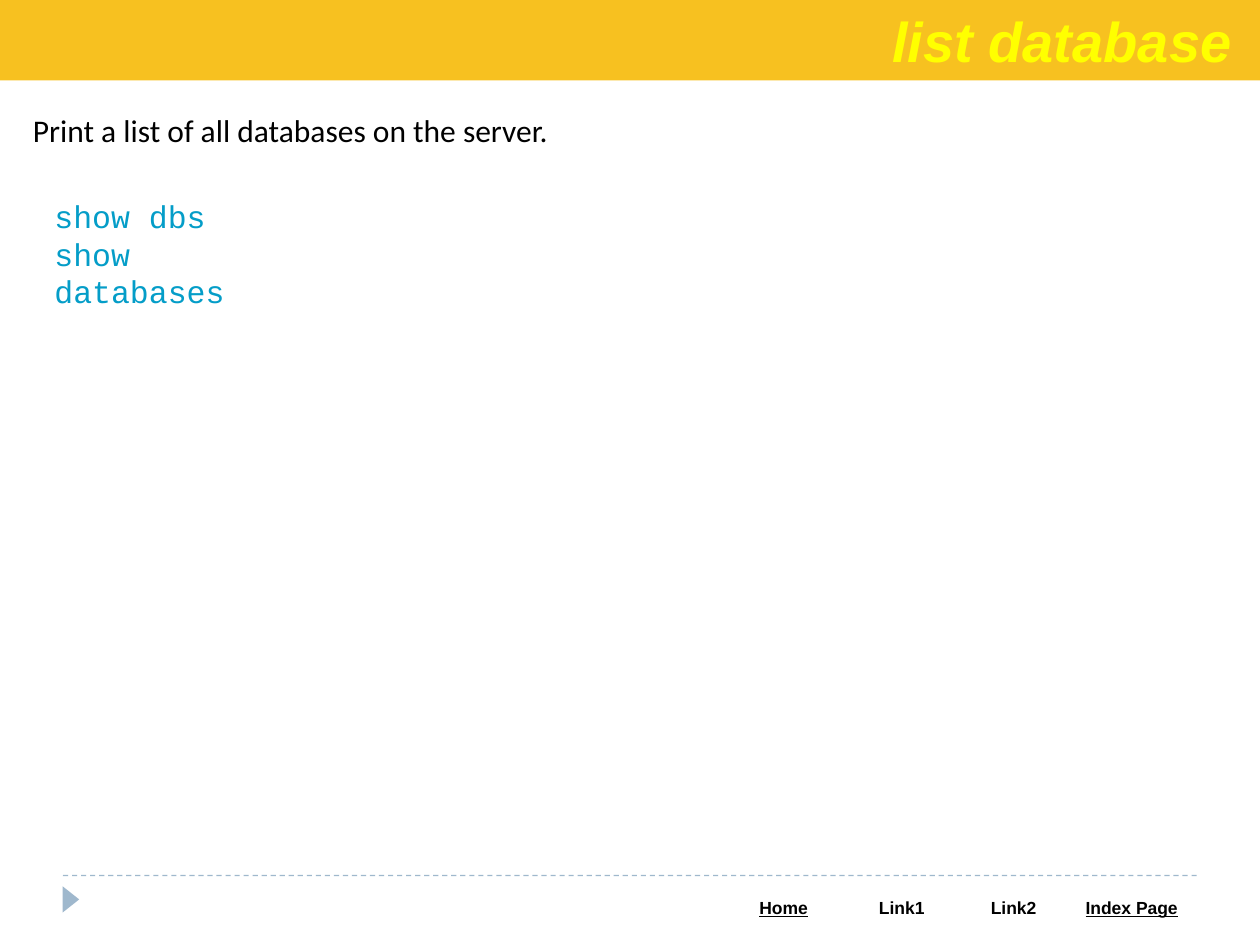
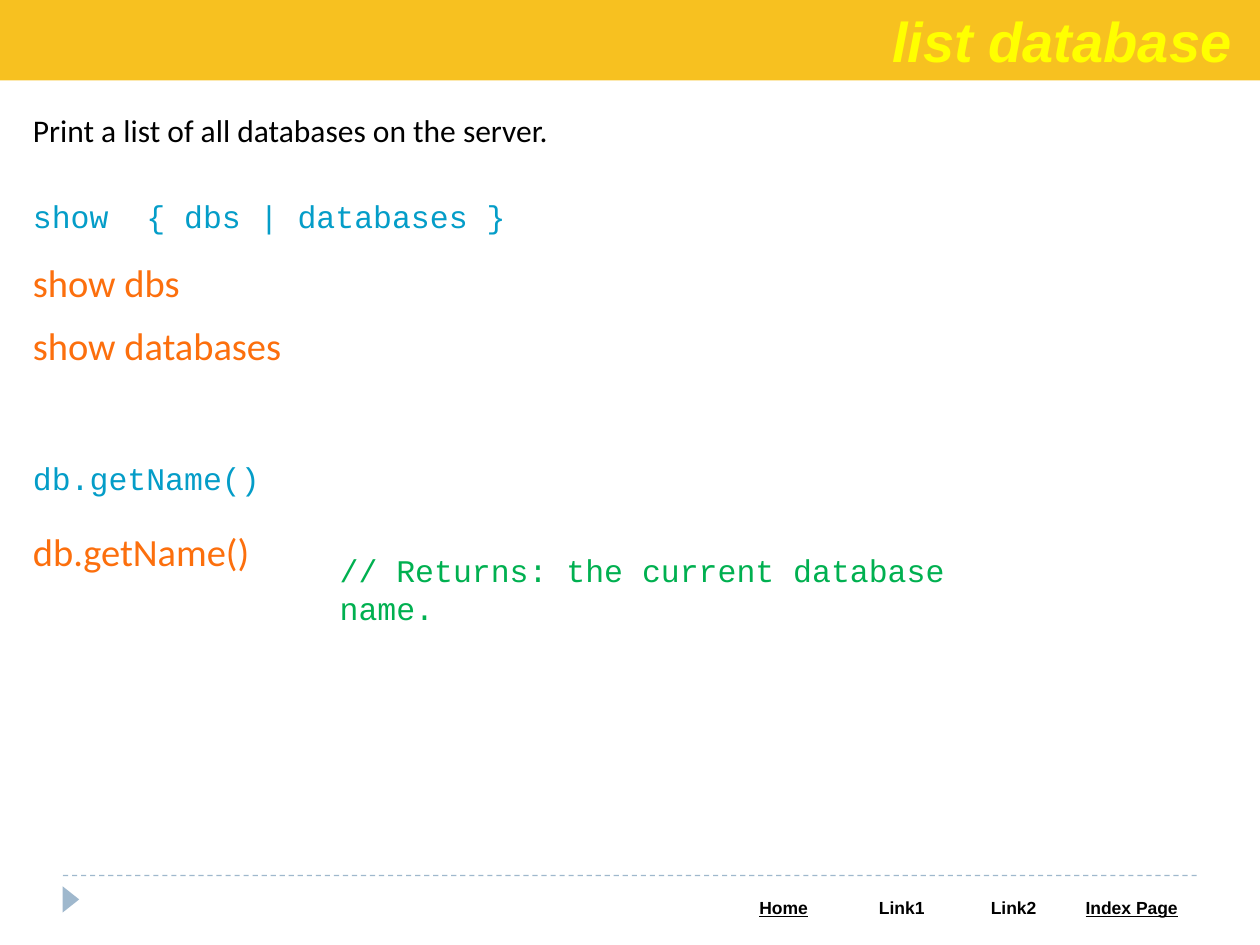
Before and after one commit to Saleel-Bagde/PPT-s, a slide deck: slide 17 of MongoDB.pptx. Drawn at 1260x945 pixels with LibreOffice and Linux fonts; fonts in the diff are those of the drawing. Boxes give left, top, right and bottom in pixels: in the first picture for what was removed or moved away, otherwise in the second. Text is boxed around its words. In the diff, an @@ line names an element or a change of style, - is before the commit and + after.

```diff
--- a/MongoDB.pptx
+++ b/MongoDB.pptx
@@ text at bbox=[33, 205, 468, 229]: text changed @@
-show dbs
-show databases
+show { dbs | databases }
@@ text added at bbox=[33, 270, 281, 361], 22 pt, text #FC6F0D @@
+show dbs
+show databases
@@ text added at bbox=[33, 468, 260, 497], 18 pt, text #049DC8 @@
+db.getName()
@@ text added at bbox=[33, 538, 249, 573], 22 pt, text #FC6F0D @@
+db.getName()
@@ text added at bbox=[340, 559, 944, 621], 18 pt, text #00B050 @@
+// Returns: the current database name.
```
Also in this commit, not shown: 12 other slides changed.
